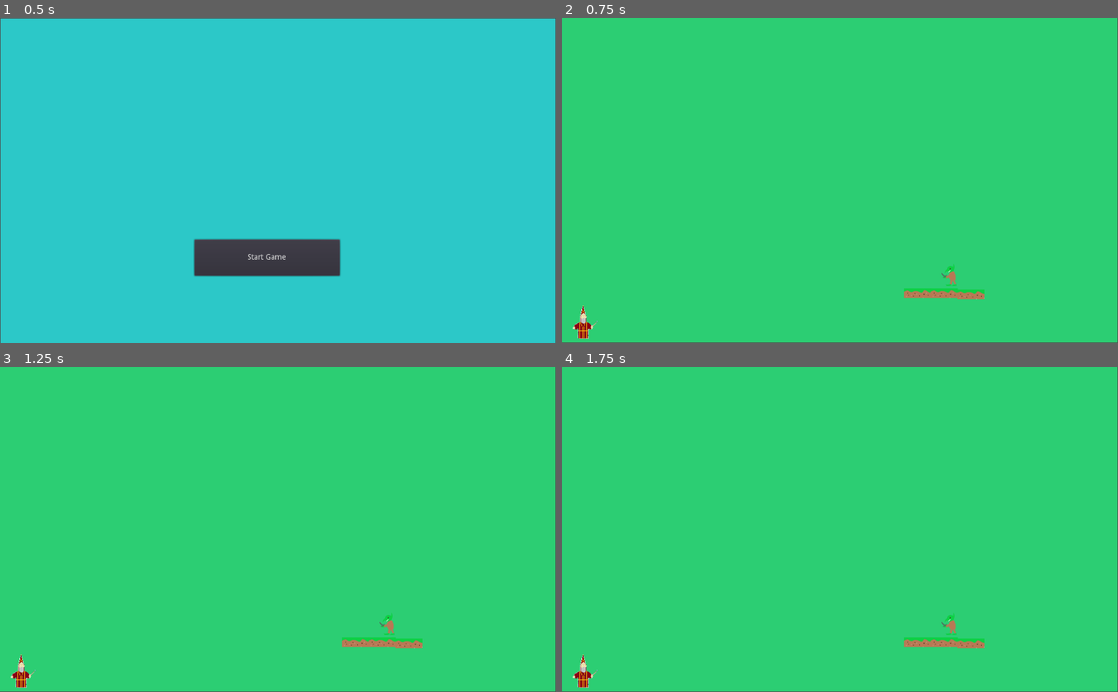
Above: before the commit, frames 1-4 (two rows, left to right).
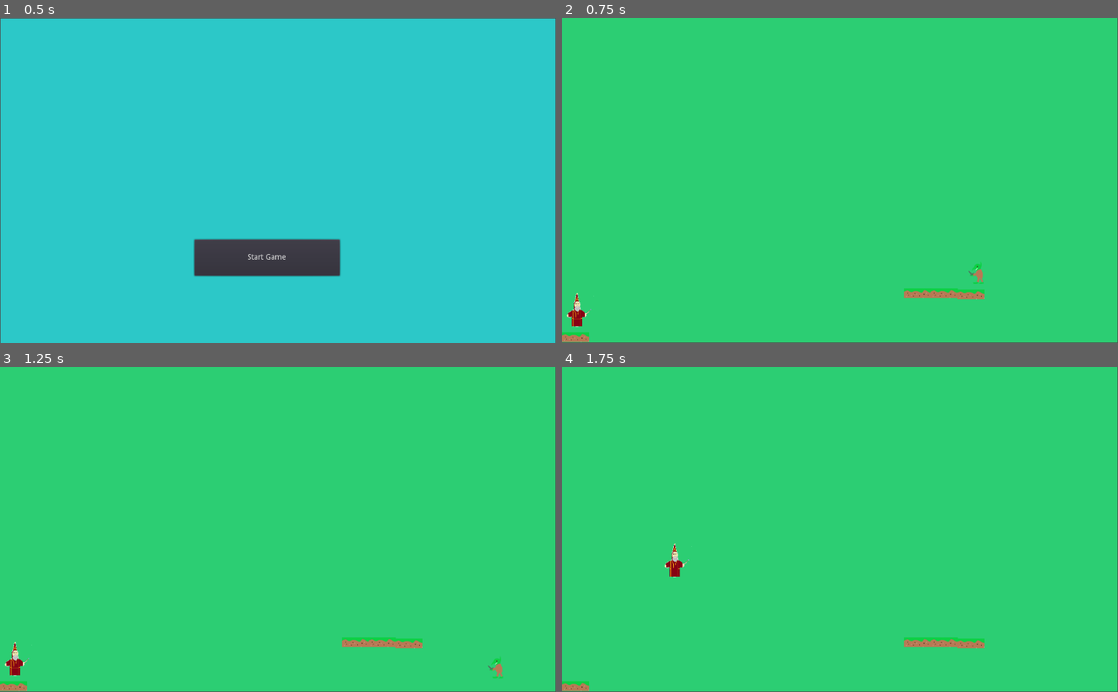
Above: after the commit, the same moments.

Repository: KimMcLelland/Wizzapp2
Game: Godot game, scene res://Title.tscn
The game is run twice, just before and just after one commit, with the same random seed, the same clock (stepped at 60 frames per second) and the same inputs.
Inputs:
- Up to frame 1 (0.5 s): no input
- Up to frame 2 (0.75 s): click "Start Game" at 0.5 s
- Up to frame 3 (1.25 s): no input
- Up to frame 4 (1.75 s): hold Right (ui_right) from 1.28 s (still down); hold Space (jump, bound only after the commit) from 1.28 s (still down)

Frame 1 is identical in both runs. In frame 2, 0.6% of the frame differs, in the area x 0-76%, y 75-100%; in frame 3, 0.6%; in frame 4, 0.5%.

Commit message:
movement and gravity achieved

Diff:
--- a/Gamescreen.tscn
+++ b/Gamescreen.tscn
@@ -24,7 +24,10 @@
 position = Vector2( 753, 506 )
 
 [node name="wizard" parent="." instance=ExtResource( 1 )]
-position = Vector2( 63, 582 )
+position = Vector2( 29, 543 )
 
 [node name="goblin" parent="." instance=ExtResource( 3 )]
 position = Vector2( 715, 470 )
+
+[node name="platform4" parent="." instance=ExtResource( 2 )]
+position = Vector2( 25, 585 )
--- /dev/null
+++ b/goblin.gd
@@ -0,0 +1,20 @@
+extends KinematicBody2D
+var speed : int = 300
+var vel : Vector2 = Vector2()
+var screen_size
+var gravity : int = 800
+var grounded : bool = false
+
+func _ready():
+	screen_size = get_viewport_rect().size
+	vel.x += speed
+
+func _physics_process(delta):
+	var velocity = Vector2()
+	vel = move_and_slide(vel, Vector2.UP)
+	vel.y += gravity * delta
+
+
+
+func _on_VisibilityNotifier2D_screen_exited():
+	vel.x = -vel.x
--- a/goblin.tscn
+++ b/goblin.tscn
@@ -1,6 +1,7 @@
-[gd_scene load_steps=4 format=2]
+[gd_scene load_steps=5 format=2]
 
 [ext_resource path="res://assets/images/goblin.png" type="Texture" id=1]
+[ext_resource path="res://goblin.gd" type="Script" id=2]
 
 [sub_resource type="SpriteFrames" id=1]
 animations = [ {
@@ -14,6 +15,7 @@
 radius = 12.0
 
 [node name="goblin" type="KinematicBody2D"]
+script = ExtResource( 2 )
 __meta__ = {
 "_edit_group_": true
 }
@@ -25,3 +27,9 @@
 [node name="CollisionShape2D" type="CollisionShape2D" parent="."]
 position = Vector2( 1, 6 )
 shape = SubResource( 2 )
+
+[node name="VisibilityNotifier2D" type="VisibilityNotifier2D" parent="."]
+position = Vector2( 0, 6 )
+scale = Vector2( 1, 1.6 )
+
+[connection signal="screen_exited" from="VisibilityNotifier2D" to="." method="_on_VisibilityNotifier2D_screen_exited"]
--- a/project.godot
+++ b/project.godot
@@ -14,6 +14,14 @@
 run/main_scene="res://Title.tscn"
 config/icon="res://icon.png"
 
+[input]
+
+jump={
+"deadzone": 0.5,
+"events": [ Object(InputEventKey,"resource_local_to_scene":false,"resource_name":"","device":0,"alt":false,"shift":false,"control":false,"meta":false,"command":false,"pressed":false,"scancode":32,"unicode":0,"echo":false,"script":null)
+ ]
+}
+
 [physics]
 
 common/enable_pause_aware_picking=true
--- a/wizard.gd
+++ b/wizard.gd
@@ -1,16 +1,29 @@
 extends KinematicBody2D
 
+var screen_size
+var score : int = 0
+var speed : int = 400
+var jumpForce : int = 600
+var gravity : int = 800
 
-# Declare member variables here. Examples:
-# var a = 2
-# var b = "text"
+var vel : Vector2 = Vector2()
+var grounded : bool = false
+
+func _ready():
+	screen_size = get_viewport_rect().size
 
 
-# Called when the node enters the scene tree for the first time.
-func _ready():
-	pass # Replace with function body.
+func _physics_process(delta):
+	var velocity = Vector2()
+	vel.x = 0
 
-
-# Called every frame. 'delta' is the elapsed time since the previous frame.
-#func _process(delta):
-#	pass
+# movement inputs
+	if Input.is_action_pressed("ui_left"):
+		vel.x -= speed
+	if Input.is_action_pressed("ui_right"):
+		vel.x += speed
+	vel = move_and_slide(vel, Vector2.UP)
+	vel.y += gravity * delta
+	if Input.is_action_pressed("jump") and is_on_floor():
+		vel.y -= jumpForce
+	position.x = clamp(position.x, 25, screen_size.x-25)
--- a/wizard.tscn
+++ b/wizard.tscn
@@ -1,7 +1,8 @@
-[gd_scene load_steps=5 format=2]
+[gd_scene load_steps=6 format=2]
 
 [ext_resource path="res://Wizzap2.png" type="Texture" id=1]
 [ext_resource path="res://Wizzap1.png" type="Texture" id=2]
+[ext_resource path="res://wizard.gd" type="Script" id=3]
 
 [sub_resource type="SpriteFrames" id=1]
 animations = [ {
@@ -15,15 +16,18 @@
 radius = 17.0
 
 [node name="wizard" type="KinematicBody2D"]
+position = Vector2( 19.0818, -30.3065 )
+script = ExtResource( 3 )
 __meta__ = {
 "_edit_group_": true
 }
 
 [node name="AnimatedSprite" type="AnimatedSprite" parent="."]
-position = Vector2( -21.5, -16 )
+position = Vector2( 0.94928, -1.40796 )
 scale = Vector2( 0.15, 0.15 )
 frames = SubResource( 1 )
 animation = "walk"
 
 [node name="CollisionShape2D" type="CollisionShape2D" parent="."]
+position = Vector2( -2.24496, 1.12247 )
 shape = SubResource( 2 )
